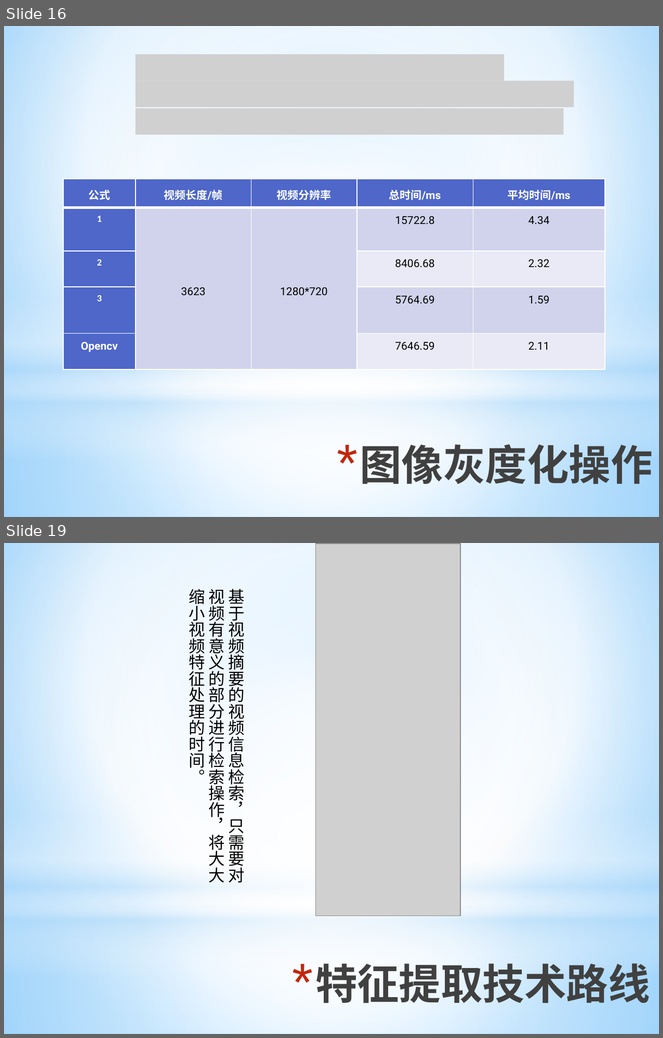
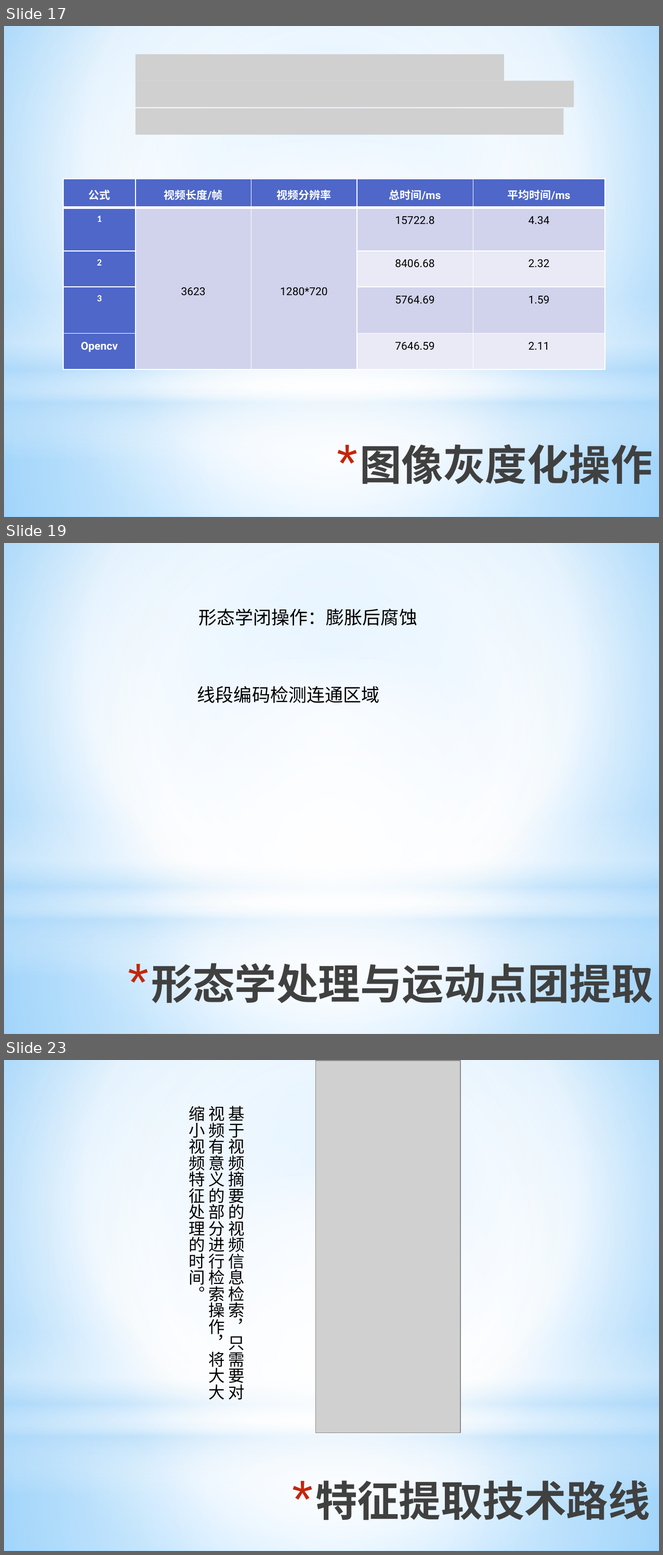
Before and after one commit to ronnyMakhuddin/motion-detect-tiqu, a slide deck: 研究生毕业设计/文档管理/预答辩/毕业设计预答辩.pptx. Shown one above the other, each under a label of ours: slides 16 and 19 before the commit, slides 17, 19 and 23 after it; the slides between them are not shown. The pictures are 663x1038 and 663x1555 pixels, drawn with LibreOffice and Linux fonts; fonts in the diff are those of the drawing; grey boxes stand for pictures. Boxes give left, top, right and bottom in pixels: in the first picture for what was removed or moved away, otherwise in the second. Text is boxed around its words. In the diff, an @@ line names an element or a change of style, - is before the commit and + after.

```diff
--- a/研究生毕业设计/文档管理/预答辩/毕业设计预答辩.pptx
+++ b/研究生毕业设计/文档管理/预答辩/毕业设计预答辩.pptx
@@ slide 19 added at (x1=4, y1=543, x2=659, y2=1034), background gradient #9ED5FF to #FFFFFF to #5BB9FF; not listed: 4 template elements that a slide beside it also shows @@
@@ text added at (x1=198, y1=609, x2=417, y2=626), 20 pt, text #000000 @@
+形态学闭操作：膨胀后腐蚀
@@ text added at (x1=197, y1=686, x2=380, y2=703), 20 pt, text #000000 @@
+线段编码检测连通区域
@@ title added at (x1=151, y1=957, x2=653, y2=1010), 46 pt, text gradient #000000 to #404040 to #212745, bold @@
+* 形态学处理与运动点团提取
@@ what was slide 16 is now slide 17 @@
@@ what was slide 19 is now slide 23 @@
```
Also in this commit, not shown: 3 slides changed, 3 other slides added, 1 slide removed, 2 other files.
